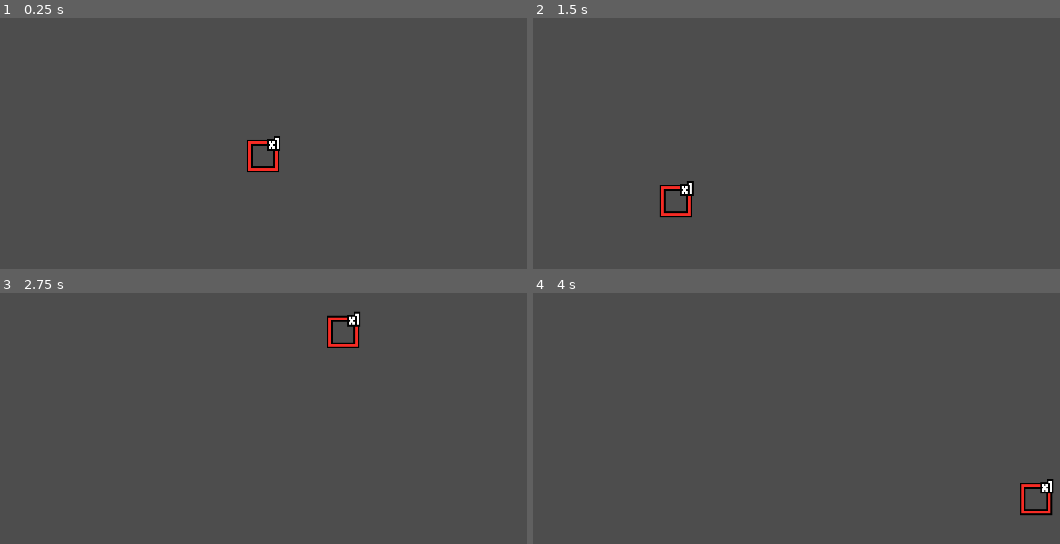
Above: before the commit, frames 1-4 (two rows, left to right).
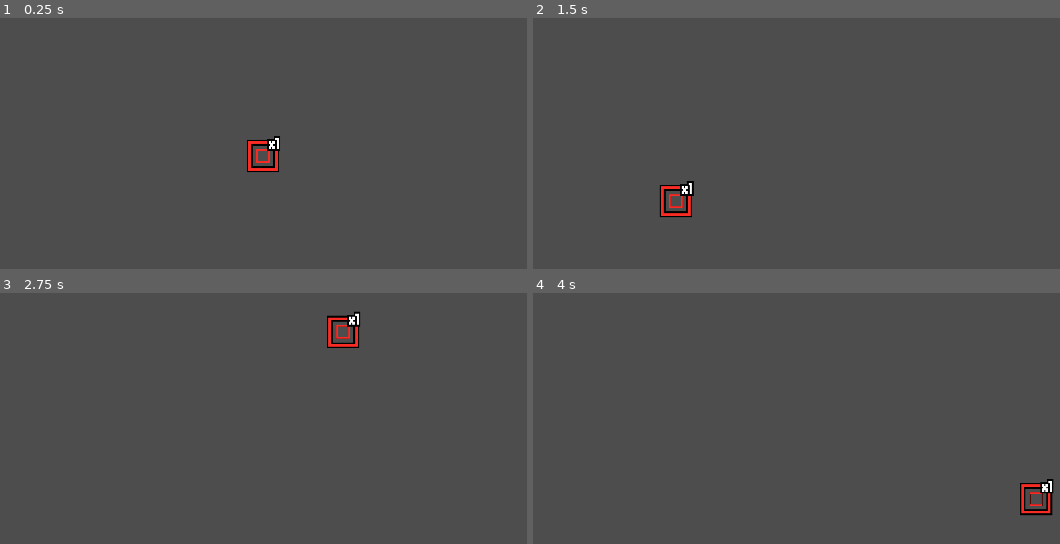
Above: after the commit, the same moments.

Repository: ZhelinWang/one-last-spin
Game: Godot game, scene res://ui/TargetCursor.tscn
Same seed, same stepped clock (60 frames per second), same inputs: the game is played once before the commit and once after it. This scene is started directly instead of the project's main scene.
Inputs (mouse positions are in pixels of both pictures, inside the frame that each line leads up to):
- Up to frame 1 (0.25 s): no input
- Up to frame 2 (1.5 s): tap Enter at 0.5 s; move the mouse to (970, 133) at 0.52 s; hold Shift 0.53-1.25 s; click (970, 133) at 0.67 s; tap Space at 1.25 s; drag from (638, 178) to (754, 246) at 1.27 s
- Up to frame 3 (2.75 s): tap Enter at 2 s; move the mouse to (342, 333) at 2.02 s; tap Ctrl at 2.1 s; click (342, 333) at 2.17 s
- Up to frame 4 (4 s): tap Space at 2.75 s; drag from (754, 521) to (554, 363) at 2.77 s; tap Enter at 3.5 s; move the mouse to (1033, 498) at 3.52 s; tap Alt at 3.6 s; click (1033, 498) at 3.67 s

The runs differ from the first frame. In frame 1, less than 0.1% of the frame differs, in the area x 48-52%, y 52-58%; in frame 2, less than 0.1%; in frame 3, less than 0.1%; in frame 4, less than 0.1%, in the area x 94-97%, y 79-85%.

Commit message:
peek bug showing fixed token

Diff:
--- a/spinRoot.gd
+++ b/spinRoot.gd
@@ -62,8 +62,6 @@
 var _spin_duration_scale: float = 1.0
 var _recycle_queue: Array = []
 const WINNER_RIGHT_BUFFER := 4
-const PEEK_LEFT_OFFSET := -3
-const PEEK_RIGHT_OFFSET := 3
 const PEEK_NAME_LEFT := "PeekLeftSlot"
 const PEEK_NAME_RIGHT := "PeekRightSlot"
 var _peek_left_slot: Control = null
@@ -400,6 +398,9 @@
 		if dst_slot_node == null or not (dst_slot_node is Control):
 			break
 		var dst_slot := dst_slot_node as Control
+		var dst_prev_token = null
+		if dst_slot.has_meta("token_data"):
+			dst_prev_token = dst_slot.get_meta("token_data")
 		var search_idx := dst_idx + step
 		var found_slot: Control = null
 		var found_token = null
@@ -415,12 +416,6 @@
 			if tok == null:
 				search_idx += step
 				continue
-			if _is_empty_token_local(tok):
-				_apply_slot_token(src_slot, null)
-				if coin_mgr != null and coin_mgr.has_method("queue_pending_empty_token"):
-					coin_mgr.call("queue_pending_empty_token", tok)
-				search_idx += step
-				continue
 			found_slot = src_slot
 			found_token = tok
 			break
@@ -429,7 +424,10 @@
 			break
 		_apply_slot_token(dst_slot, found_token)
 		if found_slot != null and found_slot != dst_slot:
-			_apply_slot_token(found_slot, null)
+			if dst_prev_token != null:
+				_apply_slot_token(found_slot, dst_prev_token)
+			else:
+				_apply_slot_token(found_slot, null)
 			dst_idx = children.find(found_slot)
 			if dst_idx == -1:
 				break
@@ -497,10 +495,26 @@
 	return ctrl
 
 func _update_peek_tokens() -> void:
-	_update_single_peek(peek_left_container, _peek_left_slot, PEEK_LEFT_OFFSET)
-	_update_single_peek(peek_right_container, _peek_right_slot, PEEK_RIGHT_OFFSET)
-
-func _update_single_peek(wrapper: Control, slot_display: Control, offset: int) -> void:
+	_update_single_peek(peek_left_container, _peek_left_slot, -1)
+	_update_single_peek(peek_right_container, _peek_right_slot, 1)
+
+func _find_peek_target(sign: int) -> Control:
+	if sign == 0:
+		return null
+	var step := -1 if sign < 0 else 1
+	var offset := -3 if sign < 0 else 3
+	var guard := 0
+	while guard < 16:
+		var slot := _slot_for_offset(offset)
+		if slot == null:
+			return null
+		if slot.has_meta("token_data") and slot.get_meta("token_data") != null:
+			return slot
+		offset += step
+		guard += 1
+	return null
+
+func _update_single_peek(wrapper: Control, slot_display: Control, side_sign: int) -> void:
 	if wrapper == null:
 		return
 	var tip := wrapper.get_node_or_null("TooltipSpawner")
@@ -510,7 +524,7 @@
 		if tip != null:
 			tip.set_meta("token_data", null)
 		return
-	var target_slot := _slot_for_offset(offset)
+	var target_slot := _find_peek_target(side_sign)
 	if target_slot == null or not target_slot.has_meta("token_data"):
 		_set_slot_token(slot_display, null)
 		wrapper.visible = false
@@ -528,7 +542,7 @@
 		return
 	var overlay := wrapper.get_parent()
 	var base_ctrl: Control = null
-	if offset < 0:
+	if side_sign < 0:
 		base_ctrl = _slot_for_offset(-2)
 	else:
 		base_ctrl = _slot_for_offset(2)
@@ -538,7 +552,7 @@
 		var base_pos := base_ctrl.global_position
 		var base_size := base_ctrl.size
 		var separation := float(slots_hbox.get_theme_constant("separation"))
-		if offset < 0:
+		if side_sign < 0:
 			base_pos.x -= base_size.x + separation
 		else:
 			base_pos.x += base_size.x + separation
--- a/ui/TargetCursor.gd
+++ b/ui/TargetCursor.gd
@@ -2,9 +2,12 @@
 
 @export var count: int = 1
 @export var square_size: int = 64
+@export_range(0.1, 0.9) var inner_square_ratio: float = 0.45
 @export var border_thickness: int = 6
+@export var inner_border_thickness: int = 3
 @export var color: Color = Color8(246, 44, 37)
 @export var outline_thickness: int = 2
+@export var inner_outline_thickness: int = 1
 @export var outline_color: Color = Color(0, 0, 0)
 @export var hide_system_cursor: bool = true
 @export var text_color: Color = Color(1, 1, 1)
@@ -64,6 +67,17 @@
 		draw_rect(rect, outline_color, false, bt + ot * 2.0)
 	draw_rect(rect, color, false, bt)
 
+	var inner_ratio = clamp(inner_square_ratio, 0.05, 0.95)
+	var inner_size = float(square_size) * inner_ratio
+	if inner_size >= 1.0:
+		var inner_tl := _mouse_pos - Vector2(inner_size * 0.5, inner_size * 0.5)
+		var inner_rect := Rect2(inner_tl, Vector2(inner_size, inner_size))
+		var ibt := float(max(1, inner_border_thickness))
+		var iot := float(max(0, inner_outline_thickness))
+		if iot > 0.0:
+			draw_rect(inner_rect, outline_color, false, ibt + iot * 2.0)
+		draw_rect(inner_rect, color, false, ibt)
+
 func _exit_tree() -> void:
 	# Restore cursor visibility if we hid it here
 	restore_cursor()
